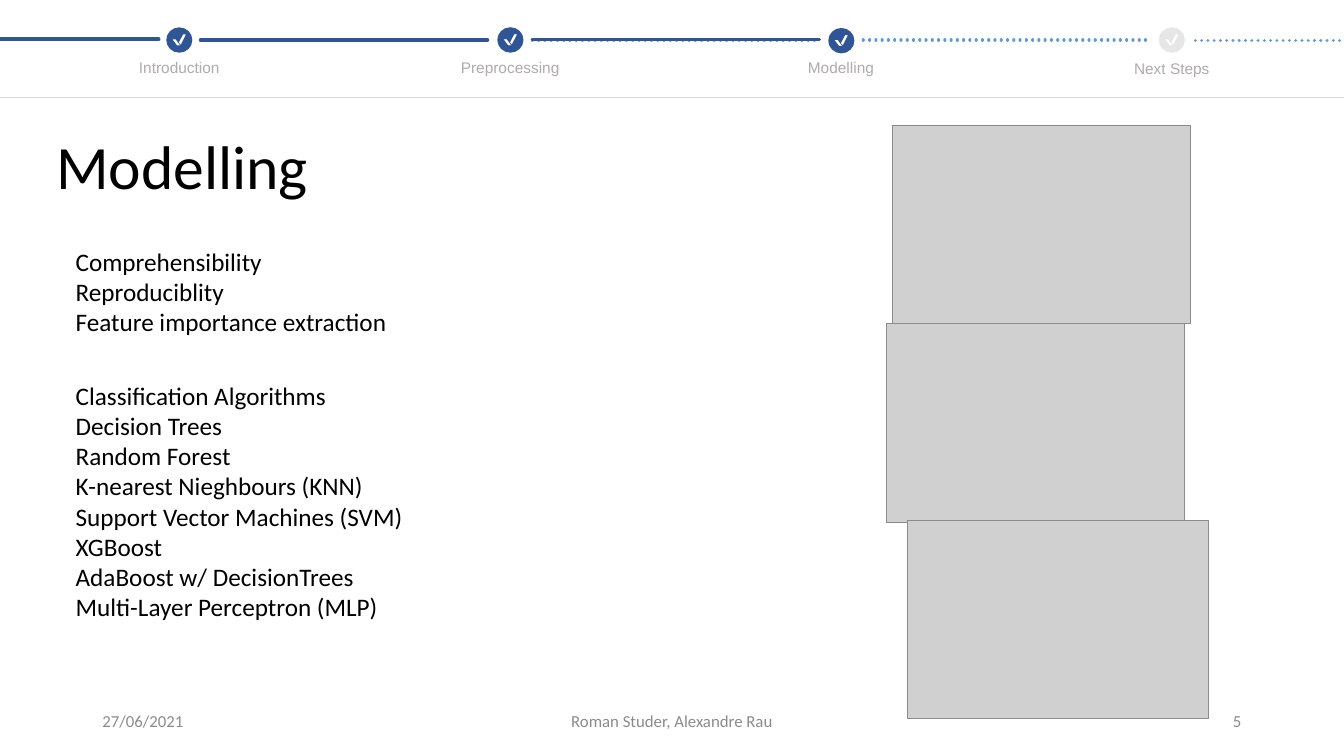
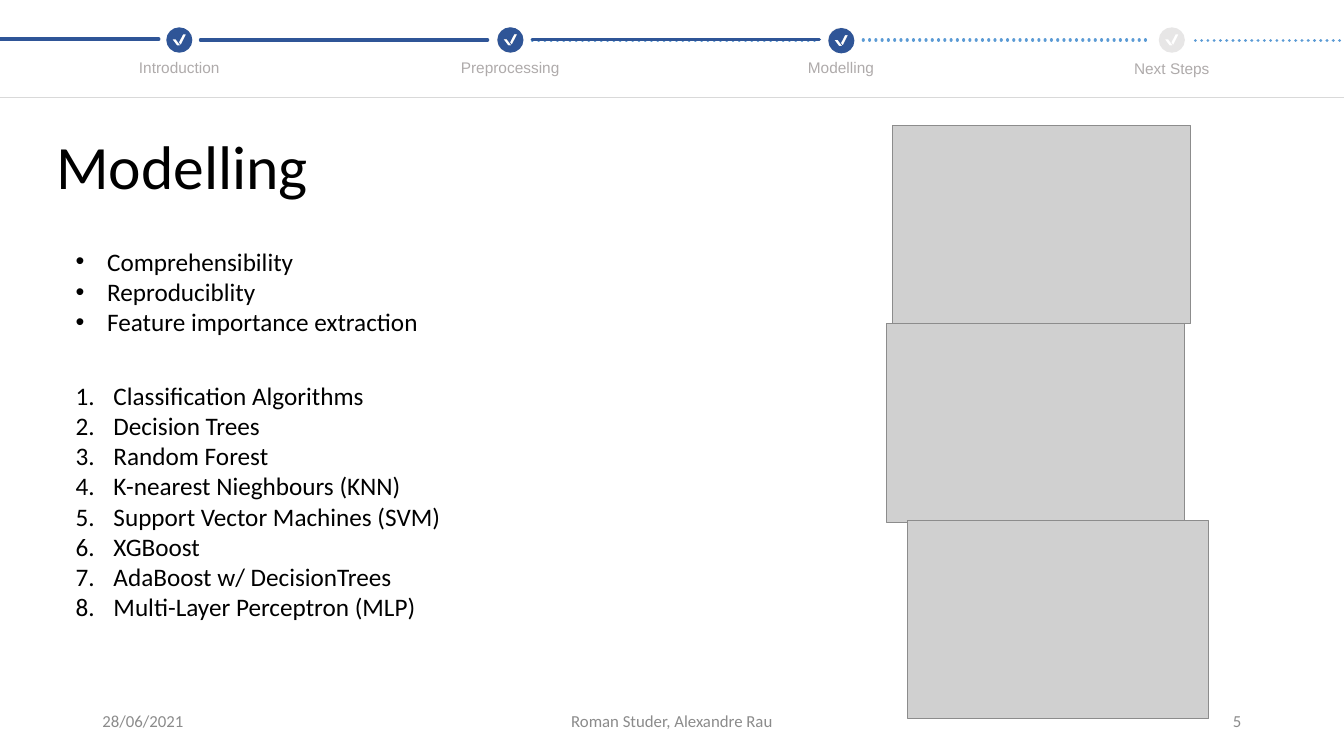
Before and after one commit to CrawTheOne/mirror_-fhnw_ds_fs2021_medical_challenge, a slide deck: slide 5 of presentation/Final_Presentation - Copy.pptx. Drawn at 1344x756 pixels with LibreOffice and Linux fonts; fonts in the diff are those of the drawing; grey boxes stand for pictures. Boxes give left, top, right and bottom in pixels: in the first picture for what was removed or moved away, otherwise in the second. Text is boxed around its words. In the diff, an @@ line names an element or a change of style, - is before the commit and + after.

```diff
--- a/presentation/Final_Presentation - Copy.pptx
+++ b/presentation/Final_Presentation - Copy.pptx
@@ text "Comprehensibility" at [107, 253, 417, 335]: bullet none to • @@
@@ text "Classification Algorithms" at [113, 387, 439, 620]: bullet none to 1. @@
@@ text at [102, 715, 183, 728]: text changed @@
-27/06/2021
+28/06/2021
```
Also in this commit, not shown: 5 other slides changed.
